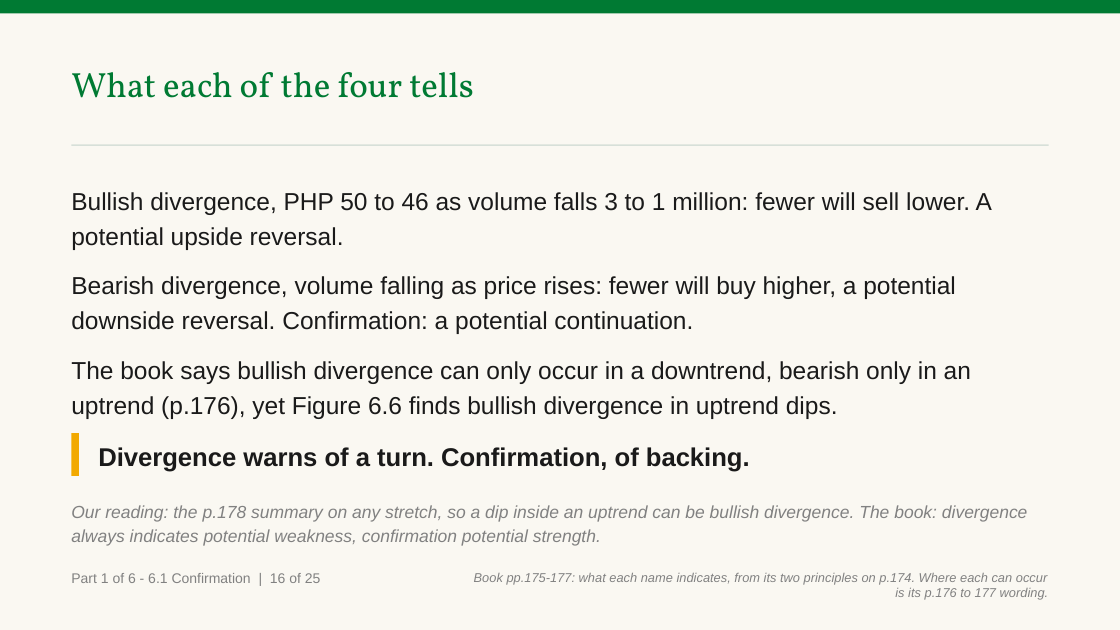
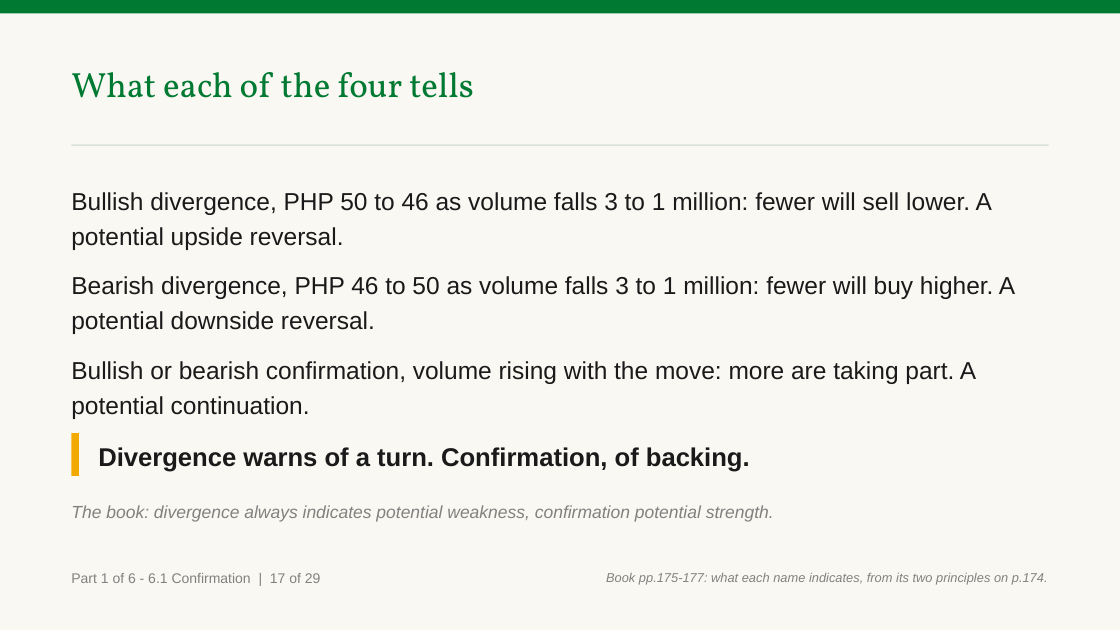
Before and after one commit to benjiesotelo-sudo/Telos_FIN1209, a slide deck: slide 22 of chapter-06/FIN1209-Chapter-06.pptx (slide 21 before the commit). Drawn at 1120x630 pixels with LibreOffice and Linux fonts; fonts in the diff are those of the drawing. Boxes give left, top, right and bottom in pixels: in the first picture for what was removed or moved away, otherwise in the second. Text is boxed around its words. In the diff, an @@ line names an element or a change of style, - is before the commit and + after.

```diff
--- a/chapter-06/FIN1209-Chapter-06.pptx
+++ b/chapter-06/FIN1209-Chapter-06.pptx
@@ text at [71,276,1015,419]: text changed @@
-Bearish divergence, volume falling as price rises: fewer will buy higher, a potential downside reversal. Confirmation: a potential continuation.
-The book says bullish divergence can only occur in a downtrend, bearish only in an uptrend (p.176), yet Figure 6.6 finds bullish divergence in uptrend dips.
+Bearish divergence, PHP 46 to 50 as volume falls 3 to 1 million: fewer will buy higher. A potential downside reversal.
+Bullish or bearish confirmation, volume rising with the move: more are taking part. A potential continuation.
@@ text at [71,505,774,522]: text changed @@
-Our reading: the p.178 summary on any stretch, so a dip inside an uptrend can be bullish divergence. The book: divergence always indicates potential weakness, confirmation potential strength.
+The book: divergence always indicates potential weakness, confirmation potential strength.
@@ text at [71,573,321,583]: text changed @@
-Part 1 of 6 - 6.1 Confirmation | 16 of 25
+Part 1 of 6 - 6.1 Confirmation | 17 of 29
@@ text at [606,573,1048,585]: text changed @@
-Book pp.175-177: what each name indicates, from its two principles on p.174. Where each can occur is its p.176 to 177 wording.
+Book pp.175-177: what each name indicates, from its two principles on p.174.
```
Also in this commit, not shown: 49 other slides changed, 9 slides added, 1 other file.
